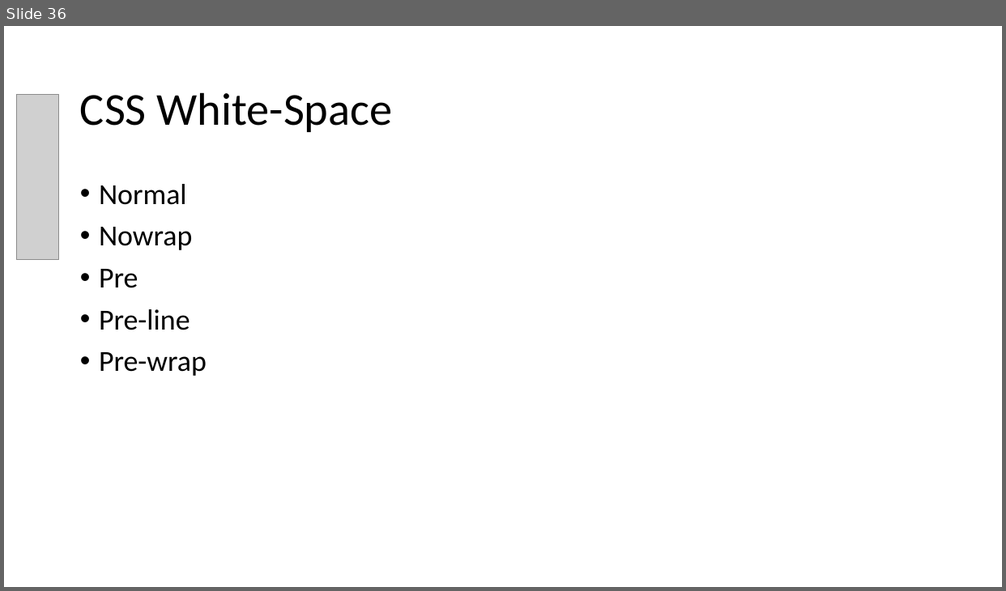
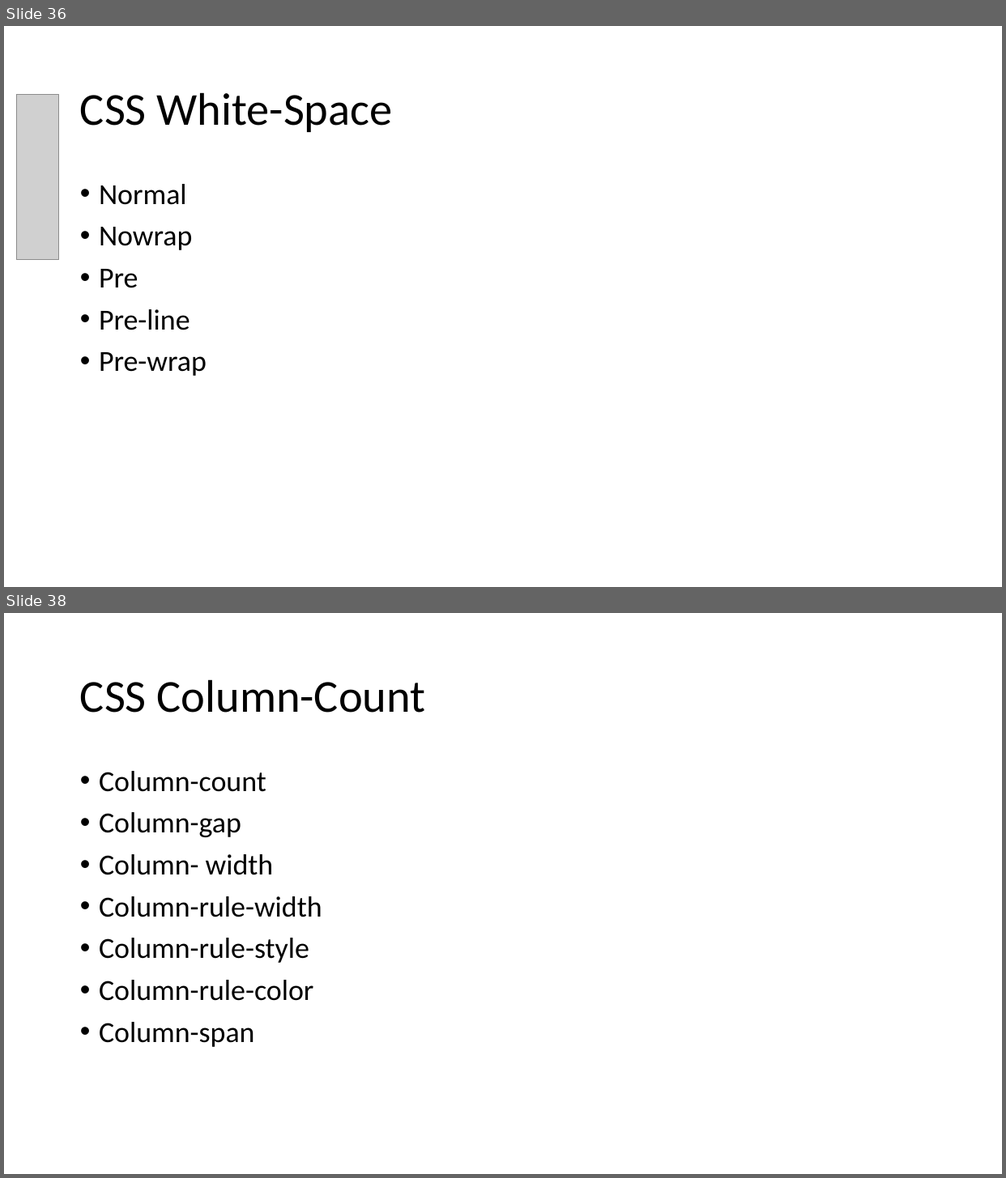
Before and after one commit to PiyushChaturvedii/Batch05, a slide deck: CSS3.pptx. Shown one above the other, each under a label of ours: slide 36 before the commit, slides 36 and 38 after it; the slides between them are not shown. The pictures are 1006x591 and 1006x1178 pixels, drawn with LibreOffice and Linux fonts; fonts in the diff are those of the drawing; grey boxes stand for pictures; background and template pictures are left out. Boxes give left, top, right and bottom in pixels: in the first picture for what was removed or moved away, otherwise in the second. Text is boxed around its words. In the diff, an @@ line names an element or a change of style, - is before the commit and + after.

```diff
--- a/CSS3.pptx
+++ b/CSS3.pptx
@@ slide 38 added at (x1=4, y1=613, x2=1002, y2=1174), background #FFFFFF @@
@@ title added at (x1=80, y1=679, x2=426, y2=713), 44 pt, text #000000 @@
+CSS Column-Count
@@ text added at (x1=99, y1=771, x2=322, y2=1047), 28 pt, text #000000 @@
+• Column-count
+• Column-gap
+• Column- width
+• Column-rule-width
+• Column-rule-style
+• Column-rule-color
+• Column-span
```
Also in this commit, not shown: 3 other slides added, 6 other files.
